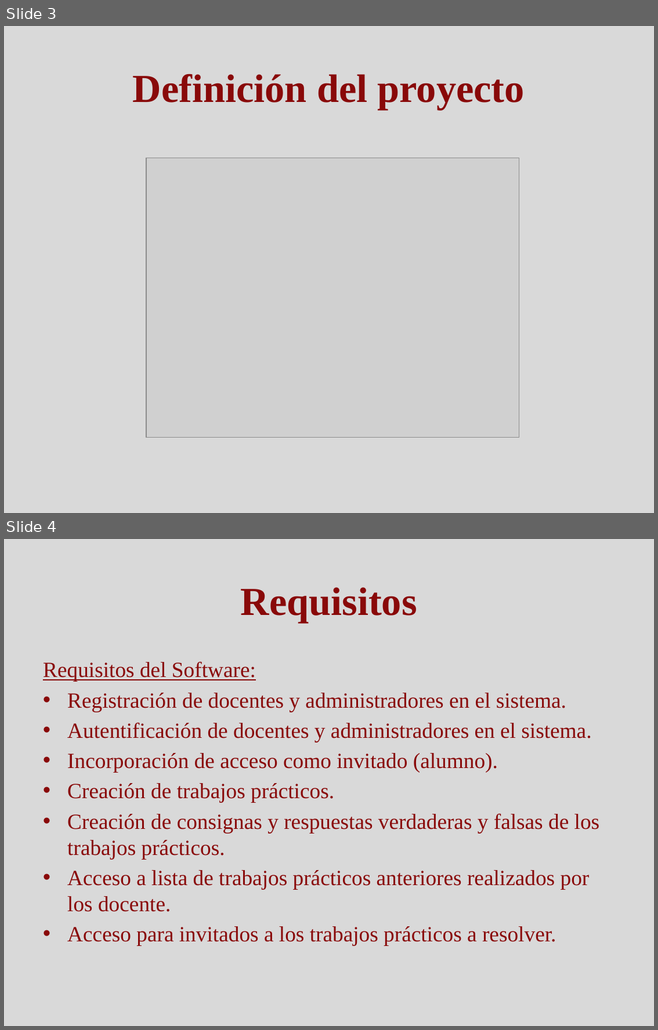
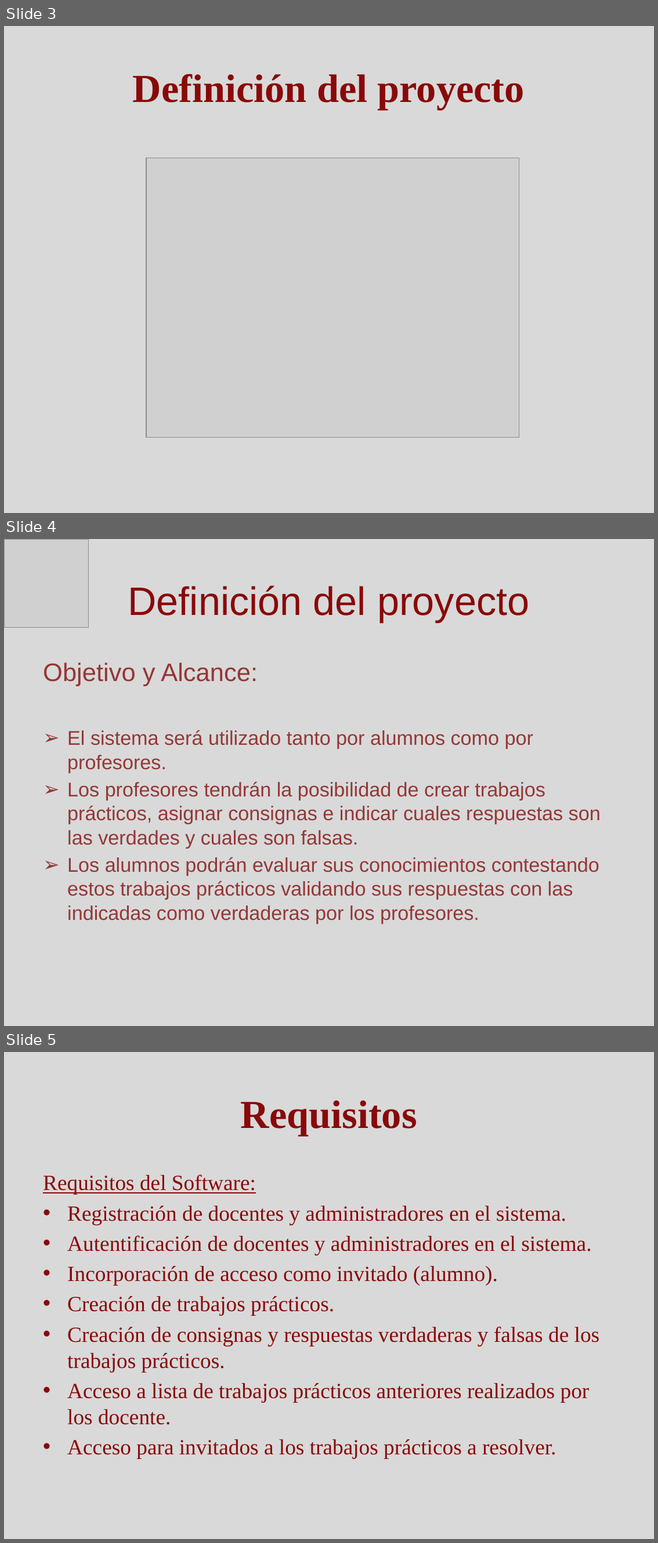
Before and after one commit to Skruptovski/SCTps, a slide deck: Documentación/Presentacion SCTPs.pptx. Shown one above the other, each under a label of ours: slides 3 and 4 before the commit, slides 3, 4 and 5 after it. The pictures are 658x1030 and 658x1543 pixels, drawn with LibreOffice and Linux fonts; fonts in the diff are those of the drawing; grey boxes stand for pictures. Boxes give left, top, right and bottom in pixels: in the first picture for what was removed or moved away, otherwise in the second. Text is boxed around its words. In the diff, an @@ line names an element or a change of style, - is before the commit and + after.

```diff
--- a/Documentación/Presentacion SCTPs.pptx
+++ b/Documentación/Presentacion SCTPs.pptx
@@ slide 4 added at box(4, 539, 654, 1026), background #D9D9D9 @@
@@ picture added at box(4, 539, 89, 627) @@
@@ title added at box(128, 585, 529, 622), 44 pt, text #890909 @@
+Definición del proyecto
@@ text added at box(43, 663, 600, 924), 22 pt, text #953735 @@
+Objetivo y Alcance:
+➢ El sistema será utilizado tanto por alumnos como por profesores.
+➢ Los profesores tendrán la posibilidad de crear trabajos prácticos, asignar consignas e indicar cuales respuestas son las verdades y cuales son falsas.
+➢ Los alumnos podrán evaluar sus conocimientos contestando estos trabajos prácticos validando sus respuestas con las indicadas como verdaderas por los profesores.
@@ what was slide 4 is now slide 5 @@
```
Also in this commit, not shown: 14 other slides added, 7 other files.
